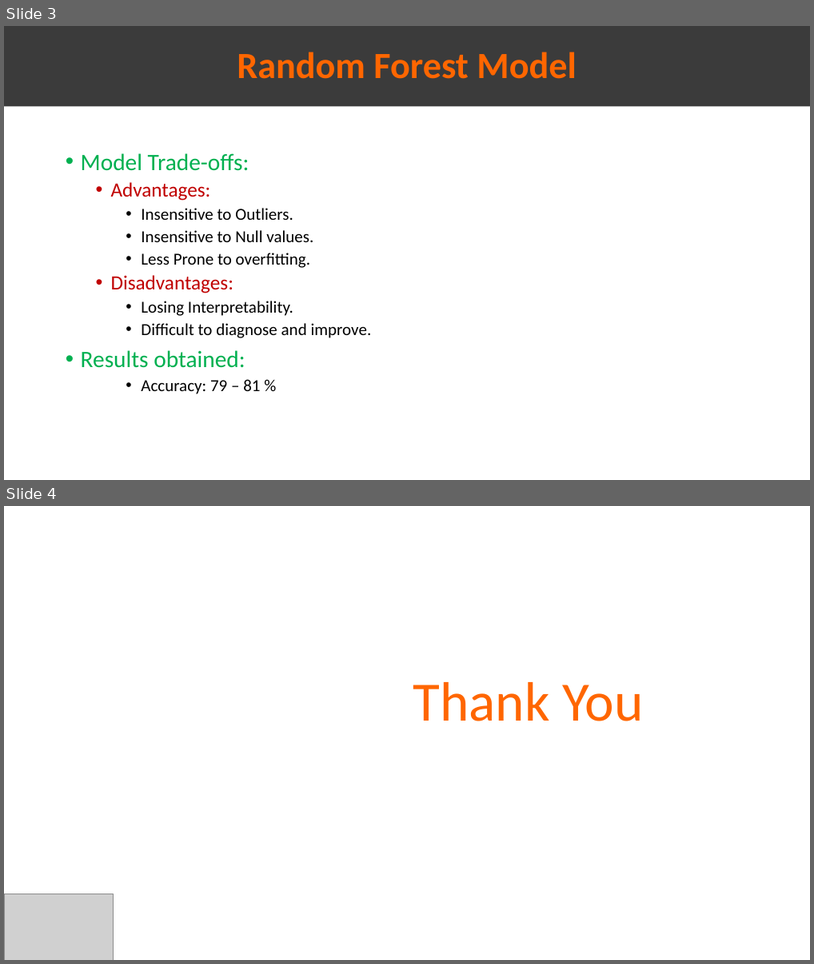
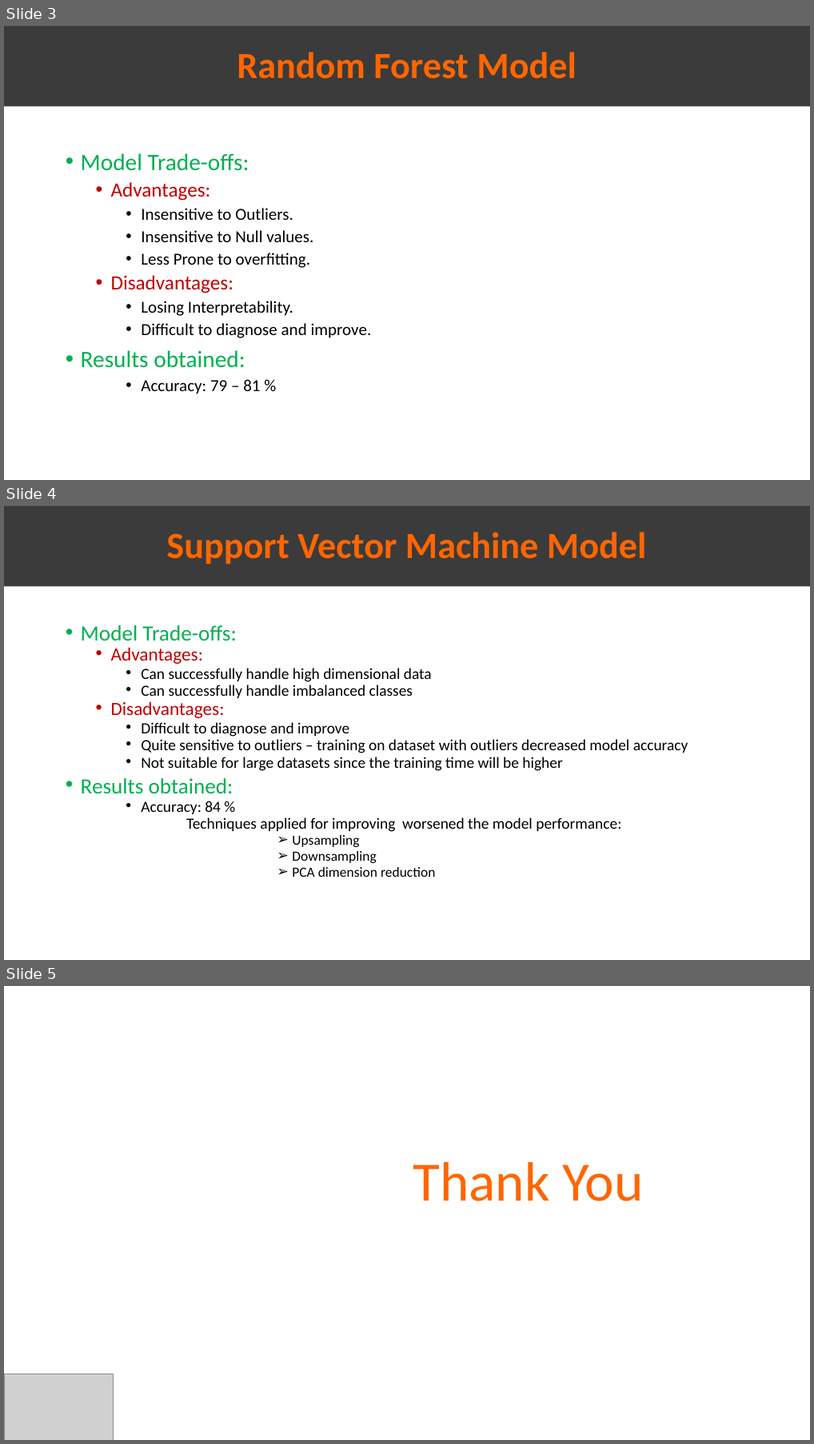
Before and after one commit to Omar-Safwat/HealthCare_project, a slide deck: Week_12/ML_model.pptx. Shown one above the other, each under a label of ours: slides 3 and 4 before the commit, slides 3, 4 and 5 after it. The pictures are 814x964 and 814x1444 pixels, drawn with LibreOffice and Linux fonts; fonts in the diff are those of the drawing; grey boxes stand for pictures. Boxes give left, top, right and bottom in pixels: in the first picture for what was removed or moved away, otherwise in the second. Text is boxed around its words. In the diff, an @@ line names an element or a change of style, - is before the commit and + after.

Commit message:
update presentation

```diff
--- a/Week_12/ML_model.pptx
+++ b/Week_12/ML_model.pptx
@@ slide 4 added at (x1=4, y1=506, x2=810, y2=960), background #FFFFFF @@
@@ rectangle added at (x1=4, y1=506, x2=810, y2=587), fill #3B3B3B, 44 pt, text #FF6600, bold @@
+Support Vector Machine Model
@@ text added at (x1=81, y1=625, x2=689, y2=876), 18.5 pt, text #000000 @@
+• Model Trade-offs:
+  • Advantages:
+    • Can successfully handle high dimensional data
+    • Can successfully handle imbalanced classes
+  • Disadvantages:
+    • Difficult to diagnose and improve
+    • Quite sensitive to outliers – training on dataset with outliers decreased model accuracy
+    • Not suitable for large datasets since the training time will be higher
+• Results obtained:
+    • Accuracy: 84 %
+    Techniques applied for improving worsened the model performance:
+              ➢ Upsampling
+              ➢ Downsampling
+              ➢ PCA dimension reduction
@@ what was slide 4 is now slide 5 @@
```
